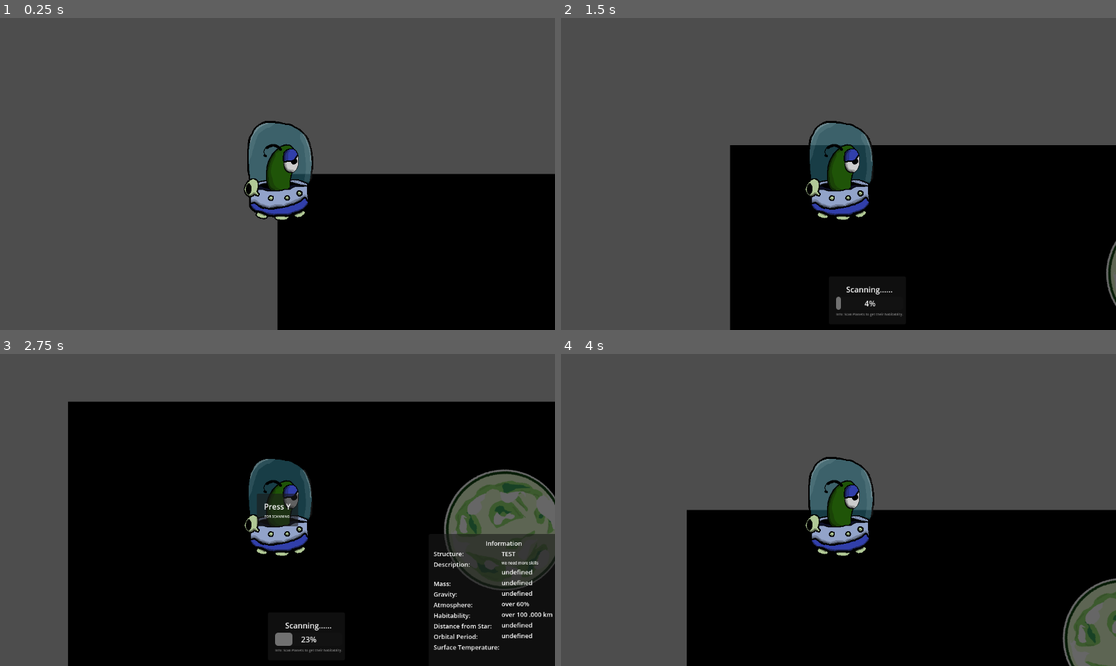
Above: before the commit, frames 1-4 (two rows, left to right).
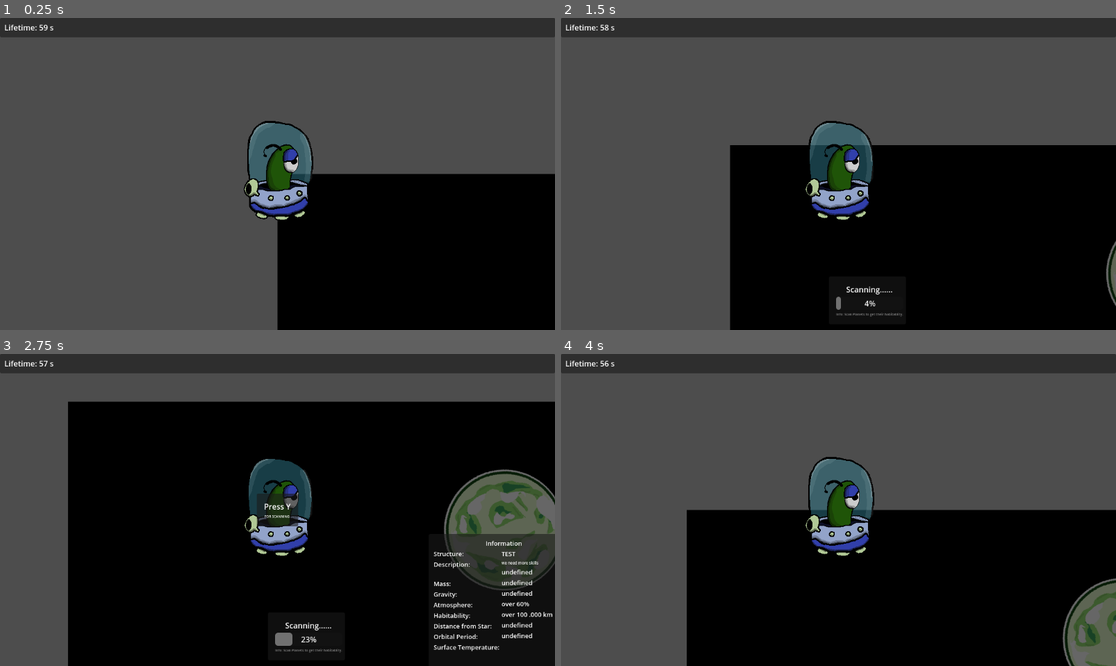
Above: after the commit, the same moments.

Repository: chocolandTV/wildjam_87
Game: Godot game, scene res://entities/game_main.tscn
The game is run twice, just before and just after one commit, with the same random seed, the same clock (stepped at 60 frames per second) and the same inputs.
Inputs:
- Up to frame 1 (0.25 s): no input
- Up to frame 2 (1.5 s): tap Enter at 0.5 s; hold D (move_right) 0.53-1.28 s; hold Z (interact) 0.53-1.28 s; hold S (move_down) from 1.28 s (still down); tap Z (interact) at 1.35 s
- Up to frame 3 (2.75 s): release S (move_down) at 2.03 s; hold D (move_right) from 2.03 s (still down); hold Z (interact) from 2.03 s (still down)
- Up to frame 4 (4 s): tap Y at 2.75 s; release D (move_right) at 2.78 s; release Z (interact) at 2.78 s; hold W (move_up) 2.78-3.53 s; tap Z (interact) at 2.85 s; hold A (move_left) from 3.53 s (still down); hold Z (interact) from 3.53 s (still down)

The runs differ from the first frame. In frame 1, 6.2% of the frame differs, in the area x 0-100%, y 0-7%; in frame 2, 6.2%; in frame 3, 6.2%; in frame 4, 6.2%.

Commit message:
hud_display_lifetime

Diff:
--- a/entities/Cylce/cycle_manager.gd
+++ b/entities/Cylce/cycle_manager.gd
@@ -3,7 +3,7 @@
 signal cycle_changed(cycle_stored_upgrades : Dictionary)
 
 var current_cycle :int = 0
-var current_lifetime : float = 60
+var current_lifetime : float = PersistentData.PLAYER_BASE_LIFETIME
 
 var cycle_stored_upgrades : Dictionary = {
     "upgrade_lifetime" : 0,
@@ -16,6 +16,8 @@
         current_lifetime -= delta
     else:
         next_cycle()
+        # Later small checkbox for new upgrades increase Speciecs Evolution Goal
+
 ############################################ PUBLIC METHODS ############################################
 func next_cycle() -> void:
     current_cycle += 1
@@ -31,7 +33,7 @@
         "upgrade_mining_efficiency" : 0
     }
     #Reset lifetime for next cycle
-    current_lifetime =  60 + PersistentData.player_progress.get("upgrade_lifetime", 1)
+    current_lifetime =  PersistentData.PLAYER_BASE_LIFETIME + PersistentData.player_progress.get("upgrade_lifetime", 1)
 
 func upgrade_cycle_stored_data(upgrade_id : String, amount : int) -> void:
     if cycle_stored_upgrades.has(upgrade_id):
--- a/entities/persistent_data_node/persistent_data.gd
+++ b/entities/persistent_data_node/persistent_data.gd
@@ -1,4 +1,6 @@
 extends Node
+#Constant
+const PLAYER_BASE_LIFETIME : float = 60.0
 
 @onready var _timer : Timer = $Timer
 
--- a/ui/game_ui.tscn
+++ b/ui/game_ui.tscn
@@ -6,6 +6,7 @@
 [ext_resource type="Script" uid="uid://cyeclsbos0jjr" path="res://ui/progression_bar.gd" id="3_3vkek"]
 [ext_resource type="Script" uid="uid://ctotq0od233tt" path="res://ui/Interact/info_panel_interact.gd" id="3_7hrjk"]
 [ext_resource type="Script" uid="uid://csuje36fe0dql" path="res://ui/input_manager.gd" id="4_pylni"]
+[ext_resource type="Script" uid="uid://8obghu6o087o" path="res://ui/hud.gd" id="7_2uxy6"]
 
 [sub_resource type="Resource" id="Resource_2uxy6"]
 script = ExtResource("2_xh48a")
@@ -294,3 +295,39 @@
 
 [node name="Input_Manager" type="Node" parent="."]
 script = ExtResource("4_pylni")
+
+[node name="Hud" type="Control" parent="." node_paths=PackedStringArray("_lifetime_label")]
+layout_mode = 3
+anchors_preset = 0
+offset_right = 40.0
+offset_bottom = 40.0
+script = ExtResource("7_2uxy6")
+_lifetime_label = NodePath("PanelContainer/MarginContainer/Main_H_Box/Hud_Item_01_Lifetime/Life_time_value")
+
+[node name="PanelContainer" type="PanelContainer" parent="Hud"]
+layout_mode = 1
+anchors_preset = -1
+anchor_right = 28.804
+anchor_bottom = 1.0
+grow_horizontal = 2
+grow_vertical = 2
+
+[node name="MarginContainer" type="MarginContainer" parent="Hud/PanelContainer"]
+layout_mode = 2
+theme_override_constants/margin_left = 5
+theme_override_constants/margin_top = 5
+theme_override_constants/margin_right = 5
+theme_override_constants/margin_bottom = 5
+
+[node name="Main_H_Box" type="HBoxContainer" parent="Hud/PanelContainer/MarginContainer"]
+layout_mode = 2
+
+[node name="Hud_Item_01_Lifetime" type="HBoxContainer" parent="Hud/PanelContainer/MarginContainer/Main_H_Box"]
+layout_mode = 2
+
+[node name="TextureRect" type="TextureRect" parent="Hud/PanelContainer/MarginContainer/Main_H_Box/Hud_Item_01_Lifetime"]
+layout_mode = 2
+
+[node name="Life_time_value" type="Label" parent="Hud/PanelContainer/MarginContainer/Main_H_Box/Hud_Item_01_Lifetime"]
+layout_mode = 2
+text = "Life: 60 seconds"
--- /dev/null
+++ b/ui/hud.gd
@@ -0,0 +1,13 @@
+extends Control
+class_name HUD
+
+#### THIS SCRIPT MANAGES THE HEADS-UP DISPLAY (HUD) ( Lifetime, Mining Arms, Scanning, Collectables) ####
+
+# References to HUD elements
+@export var _lifetime_label: Label
+
+func _physics_process(_delta: float) -> void:
+    _update_lifetime()
+
+func _update_lifetime() -> void:
+    _lifetime_label.text = "Lifetime: %d s" % int(CycleManager.current_lifetime)
Not shown: 1 places in ui/game_ui.tscn that only renumber resources
Not shown, added: ui/hud.gd.uid
